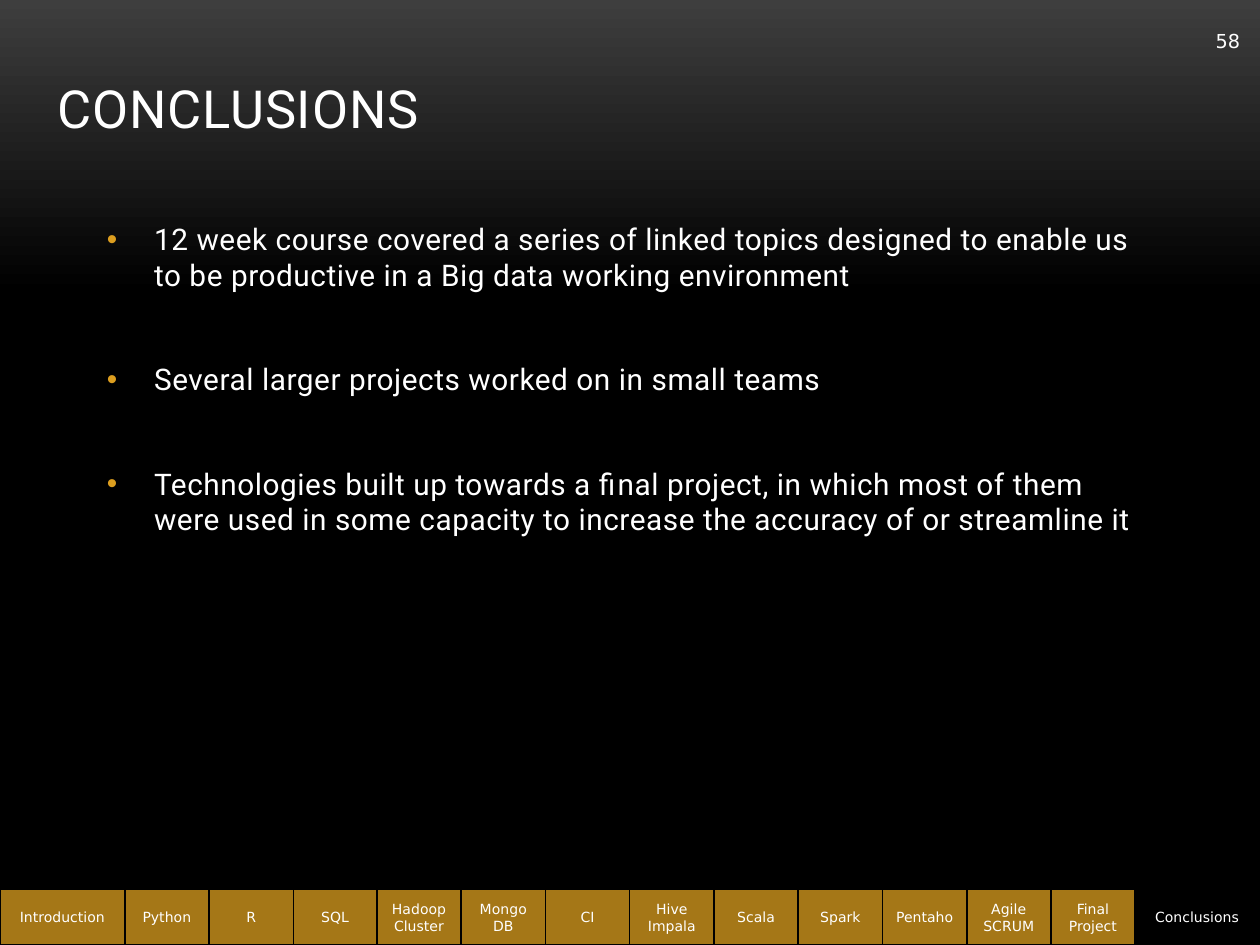
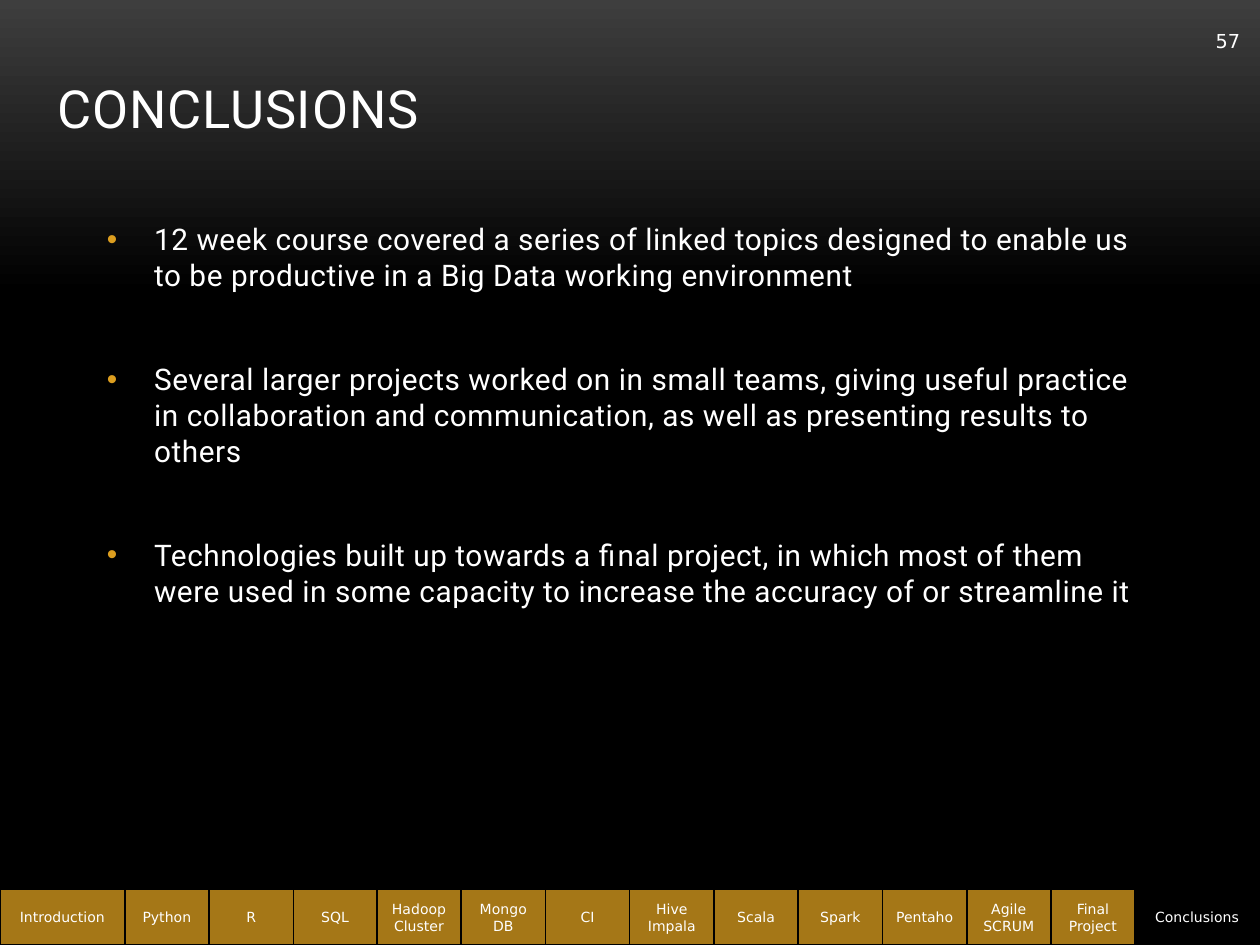
Before and after one commit to abe1ge/teletubbiesQAC, a slide deck: slide 57 of FinalPresentation.pptx (slide 58 before the commit). Drawn at 1260x945 pixels with LibreOffice and Linux fonts; fonts in the diff are those of the drawing; background and template pictures are left out. Boxes give left, top, right and bottom in pixels: in the first picture for what was removed or moved away, otherwise in the second. Text is boxed around its words. In the diff, an @@ line names an element or a change of style, - is before the commit and + after.

```diff
--- a/FinalPresentation.pptx
+++ b/FinalPresentation.pptx
@@ page number at box(1216, 34, 1240, 49): text changed @@
-58
+57
@@ text at box(154, 227, 1127, 463): text changed @@
-• 12 week course covered a series of linked topics designed to enable us to be productive in a Big data working environment
-• Several larger projects worked on in small teams
+• 12 week course covered a series of linked topics designed to enable us to be productive in a Big Data working environment
+• Several larger projects worked on in small teams, giving useful practice in collaboration and communication, as well as presenting results to others
```
Also in this commit, not shown: 18 other slides changed, 1 slide removed.
